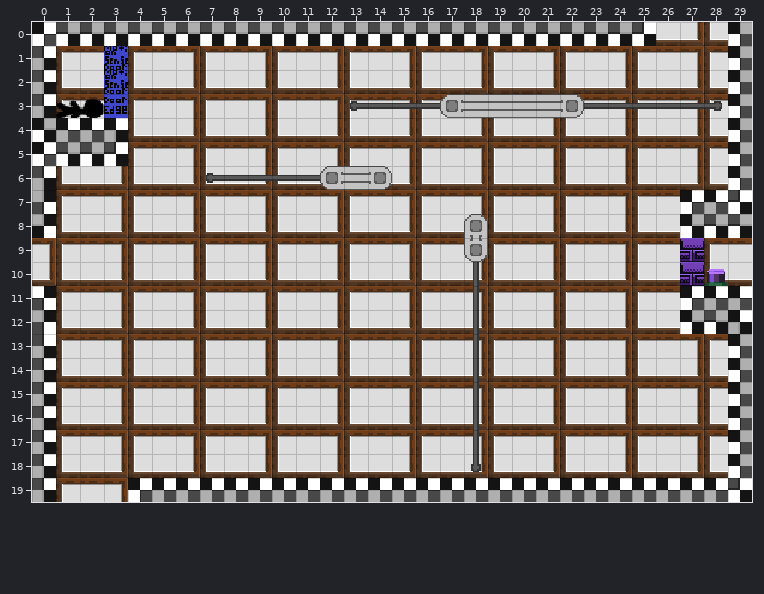
Tiled map: Assets/maps/HubRooms/2 - Lower Class Rooms/B7 room.tmx. The picture above is the old version.
Cells are 16x16 px. Shown: x 0..29, y 0..19.
The result:
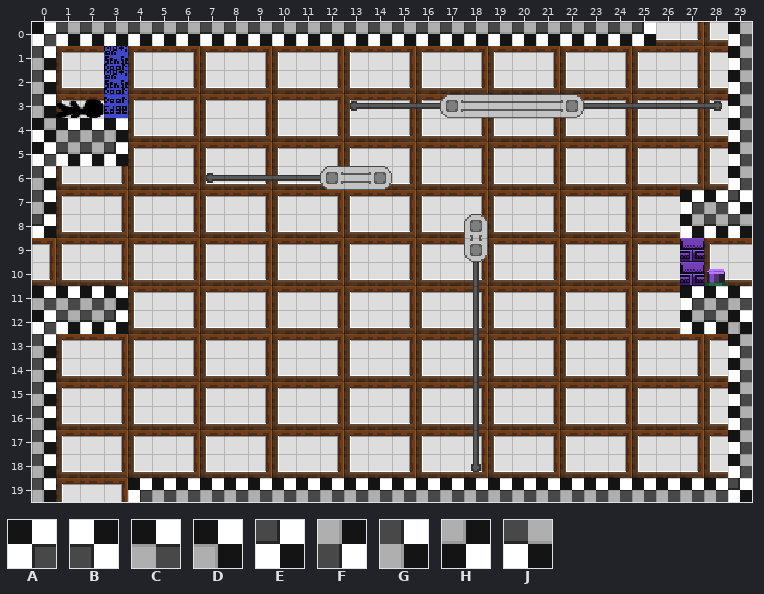
Key: from "Checkboard tileset": A 0, B 0 flipped left-right, C 1, D 2, E 3, F 5 flipped left-right, G 7, H 10 flipped left-right, J 11.
_ is an empty cell.
Difference:
Layer "ground":
y 7: x 0 F -> G
y 8: x 0 H -> E
y 11: x 0..3 B___ -> CCCD
y 12: x 0..3 F___ -> AJJE
